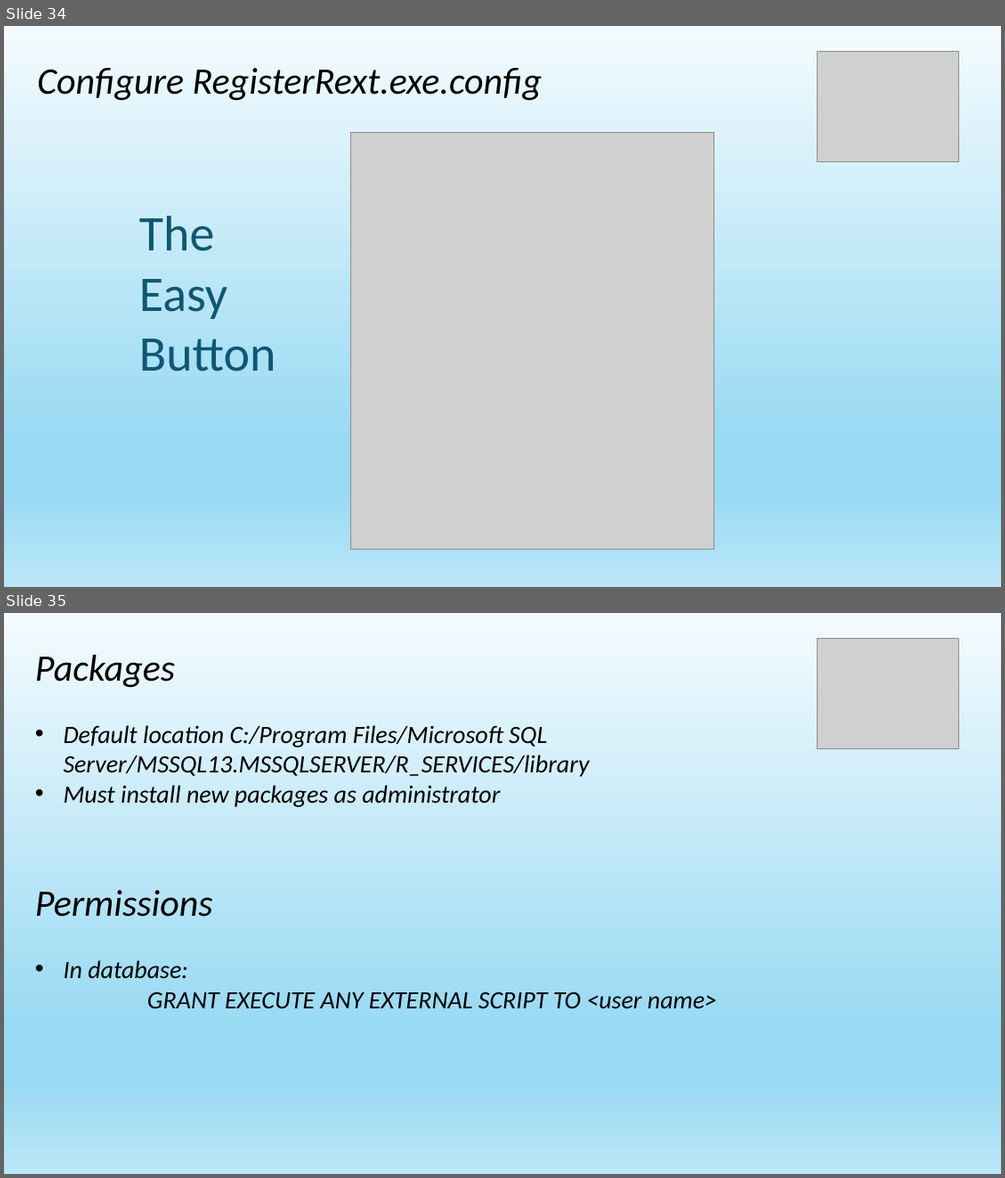
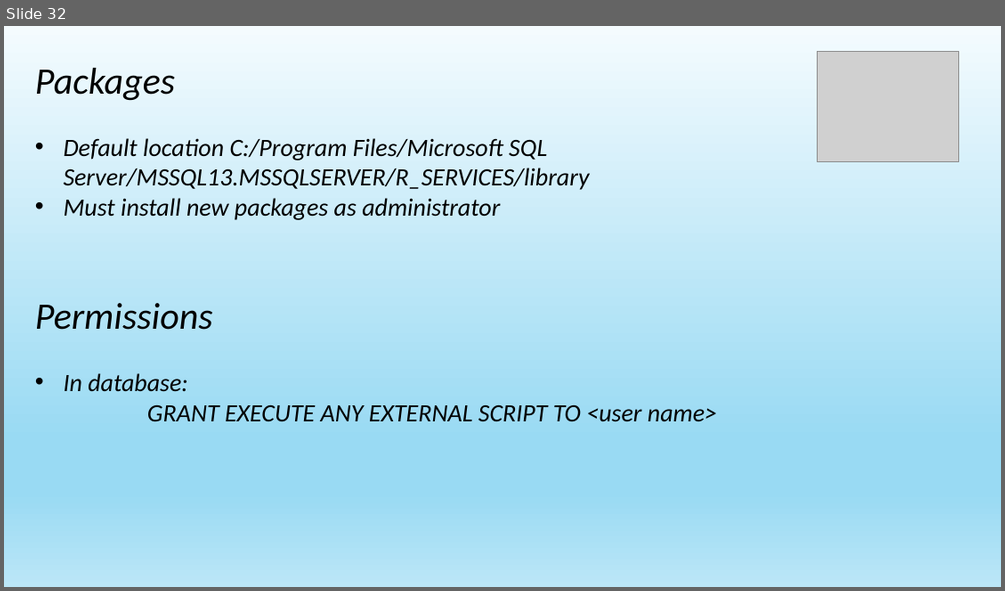
Before and after one commit to jayape/FoxPass, a slide deck: R Session.pptx. Shown one above the other, each under a label of ours: slides 34 and 35 before the commit, slide 32 after it. The pictures are 1005x1178 and 1005x591 pixels, drawn with LibreOffice and Linux fonts; fonts in the diff are those of the drawing; grey boxes stand for pictures. Boxes give left, top, right and bottom in pixels: in the first picture for what was removed or moved away, otherwise in the second. Text is boxed around its words. In the diff, an @@ line names an element or a change of style, - is before the commit and + after.

```diff
--- a/R Session.pptx
+++ b/R Session.pptx
@@ slide 34 removed at (x1=4, y1=26, x2=1001, y2=587), background gradient #F4FBFE to #99DAF3 to #BBE6F7 @@
@@ picture removed at (x1=817, y1=52, x2=959, y2=161) @@
@@ text removed at (x1=37, y1=68, x2=542, y2=101) @@
-Configure RegisterRext.exe.config
@@ picture removed at (x1=350, y1=132, x2=713, y2=549) @@
@@ text removed at (x1=139, y1=216, x2=276, y2=371) @@
-The Easy Button
@@ what was slide 35 is now slide 32 @@
```
Also in this commit, not shown: 2 other slides removed, 2 other files.
